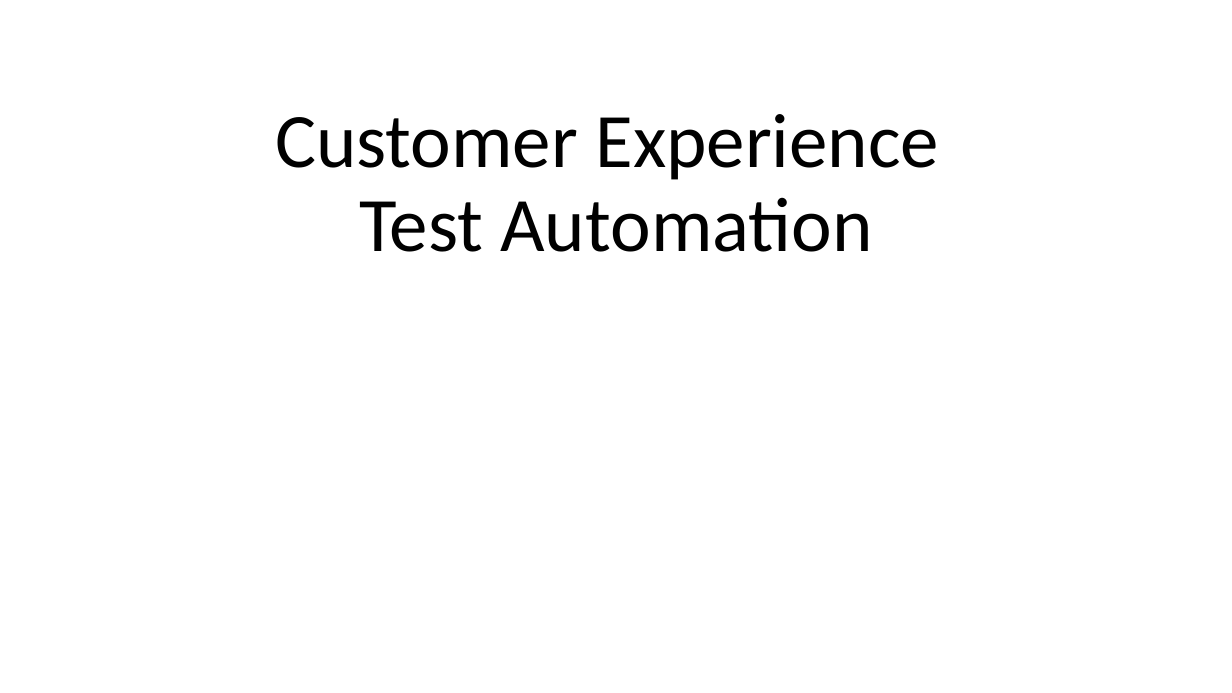
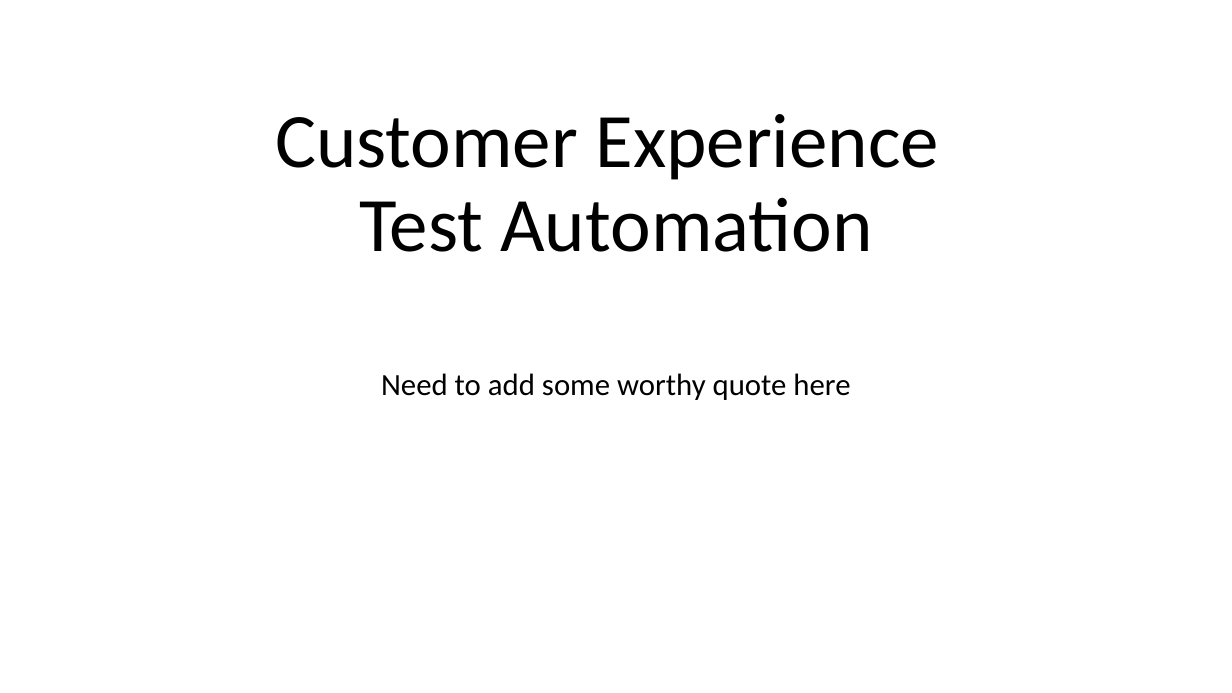
Before and after one commit to raghav9329/mainProf, a slide deck: slide 1 of CurrentWork_Delta/CX_StrategyPowerPoint.pptx. Drawn at 1232x693 pixels with LibreOffice and Linux fonts; fonts in the diff are those of the drawing. Boxes give left, top, right and bottom in pixels: in the first picture for what was removed or moved away, otherwise in the second. Text is boxed around its words. In the diff, an @@ line names an element or a change of style, - is before the commit and + after.

```diff
--- a/CurrentWork_Delta/CX_StrategyPowerPoint.pptx
+++ b/CurrentWork_Delta/CX_StrategyPowerPoint.pptx
@@ subtitle added at [381, 373, 850, 400], 24 pt, text #000000 @@
+Need to add some worthy quote here
```
Also in this commit, not shown: 4 other slides changed, 2 slides added, 2 slides removed.
